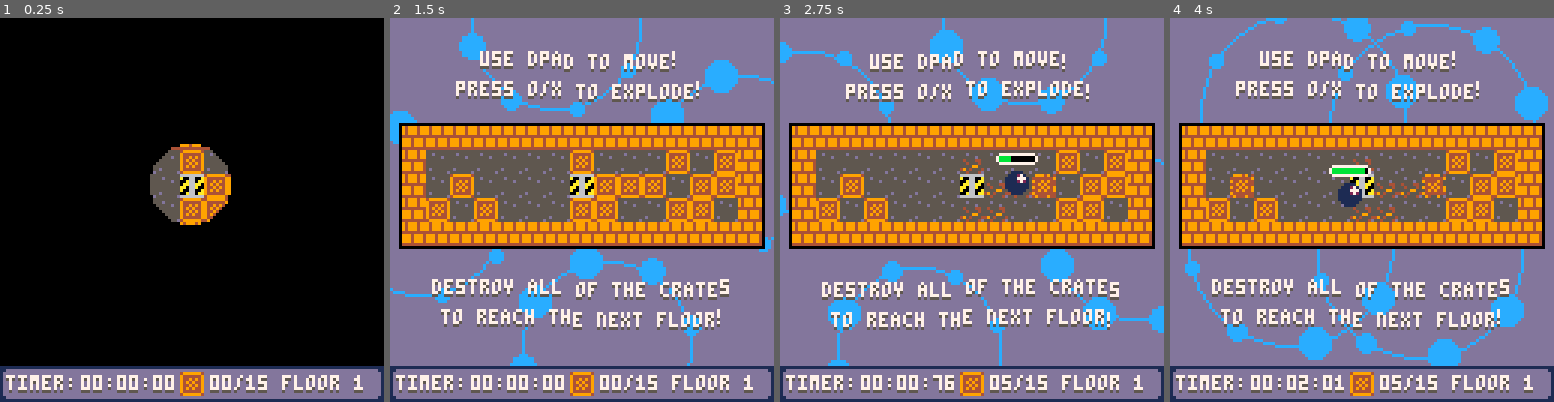
Above: before the commit, frames 1-4 (left to right).
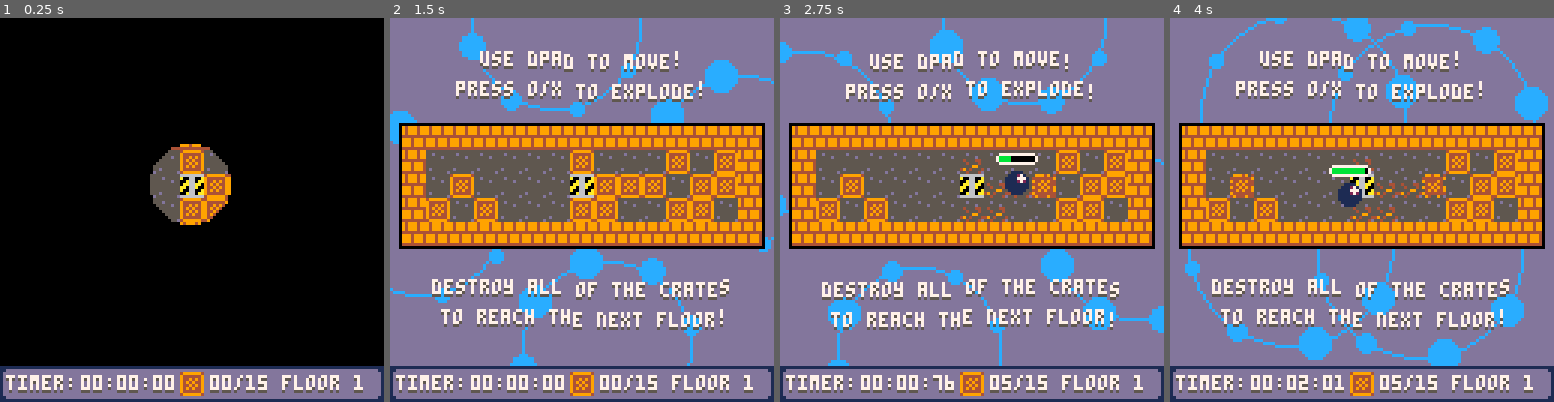
Above: after the commit, the same moments.

Repository: SHKBRD/P8CrateBall
Game: PICO-8 cartridge balltest24.p8
Same seed, same stepped clock (60 frames per second), same inputs: the game is played once before the commit and once after it.
Inputs:
- Up to frame 1 (0.25 s): no input
- Up to frame 2 (1.5 s): tap X (X key) at 0.33, 1.07 s; tap O (Z key) at 0.7 s
- Up to frame 3 (2.75 s): hold Right 1.6-2.1 s; tap O (Z key) at 1.7, 2.1, 2.5 s; tap X (X key) at 1.85 s; hold Up 2.15-2.42 s; hold Right from 2.47 s (still down)
- Up to frame 4 (4 s): tap O (Z key) at 2.9, 3.3, 3.7 s; tap X (X key) at 2.97 s; release Right at 3.03 s; hold Left 3.08-3.58 s; hold Down 3.63-3.97 s

The runs differ from the first frame. In frame 1, less than 0.1% of the frame differs, in the area x 64-93%, y 92-96%; in frame 2, 0.5%; in frame 3, 0.5%, in the area x 12-93%, y 9-96%; in frame 4, 0.5%.

Commit message:
add token optimizations

Diff:
--- a/balltest24.p8
+++ b/balltest24.p8
@@ -1218,13 +1218,13 @@
 			local frame = ac.frametimer % 3
 			ac.t = 45 + flr(frame)
 
-			for pl=1,#p do
-				if p[pl].control then
-					local xdist= ac.x-p[pl].x
-					local ydist= ac.y-p[pl].y
-					local dist=distance(ac.x,ac.y,p[pl].x,p[pl].y)
-					p[pl].vx+=(xdist/(0.1+dist))/10
-					p[pl].vy+=(ydist/(0.1+dist))/10
+			for pl in all(p) do
+				if pl.control then
+					local xdist= ac.x-pl.x
+					local ydist= ac.y-pl.y
+					local dist=distance(ac.x,ac.y,pl.x,pl.y)
+					pl.vx+=(xdist/(0.1+dist))/10
+					pl.vy+=(ydist/(0.1+dist))/10
 				end
 			end
 
@@ -1234,13 +1234,13 @@
 			local frame = ac.frametimer % 3
 			ac.t = 61 + flr(frame)
 
-			for pl=1,#p do
-				if p[pl].control then
-					local xdist= ac.x-p[pl].x
-					local ydist= ac.y-p[pl].y
-					local dist=distance(ac.x,ac.y,p[pl].x,p[pl].y)
-					p[pl].vx-=(xdist/(0.1+dist))/10
-					p[pl].vy-=(ydist/(0.1+dist))/10
+			for pl in all(p) do
+				if pl.control then
+					local xdist= ac.x-pl.x
+					local ydist= ac.y-pl.y
+					local dist=distance(ac.x,ac.y,pl.x,pl.y)
+					pl.vx-=(xdist/(0.1+dist))/10
+					pl.vy-=(ydist/(0.1+dist))/10
 				end
 			end
 
@@ -1426,17 +1426,17 @@
 -->8
 --hud
 
-chrs = {
-	[":"] = 40,
-	["?"] = 44,
-	["!"] = 48,
-	["."] = 52,
-	["/"] = 56,
-	["["] = 60,
-	["]"] = 64,
-	[" "] = 68,
-	["_"] = 72
-}
+--chrs = {
+--	[":"] = 40,
+--	["?"] = 44,
+--	["!"] = 48,
+--	["."] = 52,
+--	["/"] = 56,
+--	["["] = 60,
+--	["]"] = 64,
+--	[" "] = 68,
+--	["_"] = 72
+--}
 
 --[[
 
@@ -1487,38 +1487,47 @@
 	clk[3]=abs(clk[3])
 end
 
-function draw_char(inp, x, y)
-	orded = ord(tostr(inp))
-	if orded >=48 and orded <= 57 then
-		char_ind = inp*4
-		sspr(nx+char_ind, ny, 4, 6, x, y)
-	else
-		char = chrs[inp]
-		if char==nil then
-			stop(inp)
-		end
-
-		sspr(nx+char, ny, 4, 6, x, y)
-	end
-end
-
-function draw_letter(letter, x, y)
-	if (ord(letter) < 97) draw_char(letter, x, y)
-	sspr((ord(letter)-97)*4, 40, 4, 6, x, y)
-end
+--function draw_char(inp, x, y)
+--	orded = ord(tostr(inp))
+--	if orded >=48 and orded <= 57 then
+--		char_ind = inp*4
+--		sspr(nx+char_ind, ny, 4, 6, x, y)
+--	else
+--		char = chrs[inp]
+--		if char==nil then
+--			stop(inp)
+--	end
+--
+--		sspr(nx+char, ny, 4, 6, x, y)
+--	end
+--end
+
+--function draw_letter(letter, x, y)
+--	if (ord(letter) < 97) draw_char(letter, x, y)
+--	sspr((ord(letter)-97)*4, 40, 4, 6, x, y)
+--end
 
 function draw_str(str, x, y)
-	strver = tostr(str)
-	for ind=1,#strver do
-		draw_letter(strver[ind], x, y)
-		x += 4
-	end
+	print(str, x, y+1, 5)
+	print(str, x, y, 7)
+
+	--strver = tostr(str)
+	--for ind=1,#strver do
+	--	draw_letter(strver[ind], x, y)
+	--	x += 4
+	--end
+end
+
+function draw_high_str(str, x, y)
+	print(str, x, y+1, 5)
+	print(str, x, y, 9+flr(frameoff*5%2))
 end
 
 function draw_wavy_str(str, x, y)
 	strver = tostr(str)
 	for ind=1,#strver do
-		draw_letter(strver[ind], x, y+sin(frameoff+ind/#strver)*0.75)
+		print(strver[ind], x, y+sin(frameoff+ind/#strver)*0.75+1,5)
+		print(strver[ind], x, y+sin(frameoff+ind/#strver)*0.75,7)
 		x += 4
 	end
 end
@@ -1548,15 +1557,15 @@
 	end
 end
 
-function draw_mem()
-	local mem = stat(0)
-	print(mem, 16, 16, 8)
-end
-
-function draw_cpu()
-	local cpu = stat(1)
-	print(cpu, 16, 22, 8)
-end
+--function draw_mem()
+--	local mem = stat(0)
+--	print(mem, 16, 16, 8)
+--end
+
+--function draw_cpu()
+--	local cpu = stat(1)
+--	print(cpu, 16, 22, 8)
+--end
 
 function draw_player_stats()
 	print(p[1].x, 16, 28, 8)
@@ -1702,27 +1711,29 @@
 end
 
 function player_blast(player)
+	pl=p[player]
+
 	l = btn(0, player-1)
 	r = btn(1, player-1)
 	u = btn(2, player-1)
 	d = btn(3, player-1)
 
-	pvx = p[player].vx
-	pvy = p[player].vy
+	pvx = pl.vx
+	pvy = pl.vy
 
 	if l or r or u or d then
 	boost = 6
 		if l then
-			p[player].vx = boost*-1
+			pl.vx = boost*-1
 		end
 		if r then
-			p[player].vx = boost
+			pl.vx = boost
 		end
 		if u then
-			p[player].vy = boost*-1
+			pl.vy = boost*-1
 		end
 		if d then
-			p[player].vy = boost
+			pl.vy = boost
 		end
 
 	for particles=1,30 do
@@ -1731,8 +1742,8 @@
 
 	destroy_surr(player)
 
-	p[player].blast_cool = 120
-	p[player].blast_mode = true
+	pl.blast_cool = 120
+	pl.blast_mode = true
 	sfx(1,2)
 
 	end
@@ -1871,17 +1882,18 @@
 end
 
 function player_control(player)
-
-	if p[player].blast_cool<=0 and p[player].fired != true then
+	local pl=p[player]
+
+	if pl.blast_cool<=0 and pl.fired != true then
 		if btn(5, player-1) or btn(4, player-1) then
 			player_blast(player)
 		end
 	end
 
 	// set first calc vars for x
-	pos = p[player].x
-	vel = p[player].vx
-	acc = p[player].ax
+	pos = pl.x
+	vel = pl.vx
+	acc = pl.ax
 
 	// loop for both x and y calcs
 	for loop=0,2,2 do
@@ -1921,35 +1933,35 @@
 
 	 // switch calc vars to y
 	 if loop == 0 then
-	 	p[player].x = pos
-	 	pos = p[player].y
-	 	p[player].vx = vel
-	 	vel = p[player].vy
-	 	p[player].ax = acc
-	 	acc = p[player].ay
+	 	pl.x = pos
+	 	pos = pl.y
+	 	pl.vx = vel
+	 	vel = pl.vy
+	 	pl.ax = acc
+	 	acc = pl.ay
 	 else
-	 	p[player].y = pos
-	 	p[player].vy = vel
-	 	p[player].ay = acc
-		end
-	end
-
-	p[player].blast_cool -= 1
-	p[player].fire_cool -= 1
-
-	local velcomb=abs(p[player].vx) + abs(p[player].vy)
-
-	if p[player].blast_mode and p[player].blast_cool<100 and velcomb < 2 then
-		p[player].blast_mode = false
-	end
-
-	if (p[player].blast_cool <= 0) then
-		p[player].blast_mode = false
-	end
-
-	if p[player].fire_cool <= 0 then
-		p[player].fired = false
-		p[player].fire_cool = 0
+	 	pl.y = pos
+	 	pl.vy = vel
+	 	pl.ay = acc
+		end
+	end
+
+	pl.blast_cool -= 1
+	pl.fire_cool -= 1
+
+	local velcomb=abs(pl.vx)+abs(pl.vy)
+
+	if pl.blast_mode and pl.blast_cool<100 and velcomb < 2 then
+		pl.blast_mode = false
+	end
+
+	if (pl.blast_cool <= 0) then
+		pl.blast_mode = false
+	end
+
+	if pl.fire_cool <= 0 then
+		pl.fired = false
+		pl.fire_cool = 0
 	end
 
 end
@@ -1969,7 +1981,7 @@
 end
 
 function player_leave_tick()
-
+	pl=p[1]
 	--[[
 
 	hasn't started leaving,
@@ -1978,8 +1990,8 @@
 	]]
 	if leave_state == 1 then
 
-	p[1].blast_mode = false
-	p[1].blast_cool = 0
+	pl.blast_mode = false
+	pl.blast_cool = 0
 	leave_state = 2
 
 	--[[
@@ -1989,11 +2001,11 @@
 	]]
 	elseif leave_state == 2 then
 
-	p[1].x = lerp(72, p[1].x, 0.5)
-	p[1].y = lerp(64, p[1].y, 0.5)
-	if distance(p[1].x, p[1].y, 72, 64) < 1 then
-		p[1].x = 72
-		p[1].y = 64
+	pl.x = lerp(72, pl.x, 0.5)
+	pl.y = lerp(64, pl.y, 0.5)
+	if distance(pl.x, pl.y, 72, 64) < 1 then
+		pl.x = 72
+		pl.y = 64
 		leave_state = 3
 	end
 
@@ -2039,8 +2051,6 @@
 function draw_players()
 	for pnum=1,#p do
 	 local pl = p[pnum]
-	 // ball explode anim
-	 count = count + .01
 	 // player draw
 	 if pl.fired and pl.fire_cool%2==0 then
 	 	spr(3,pl.x,pl.y)
